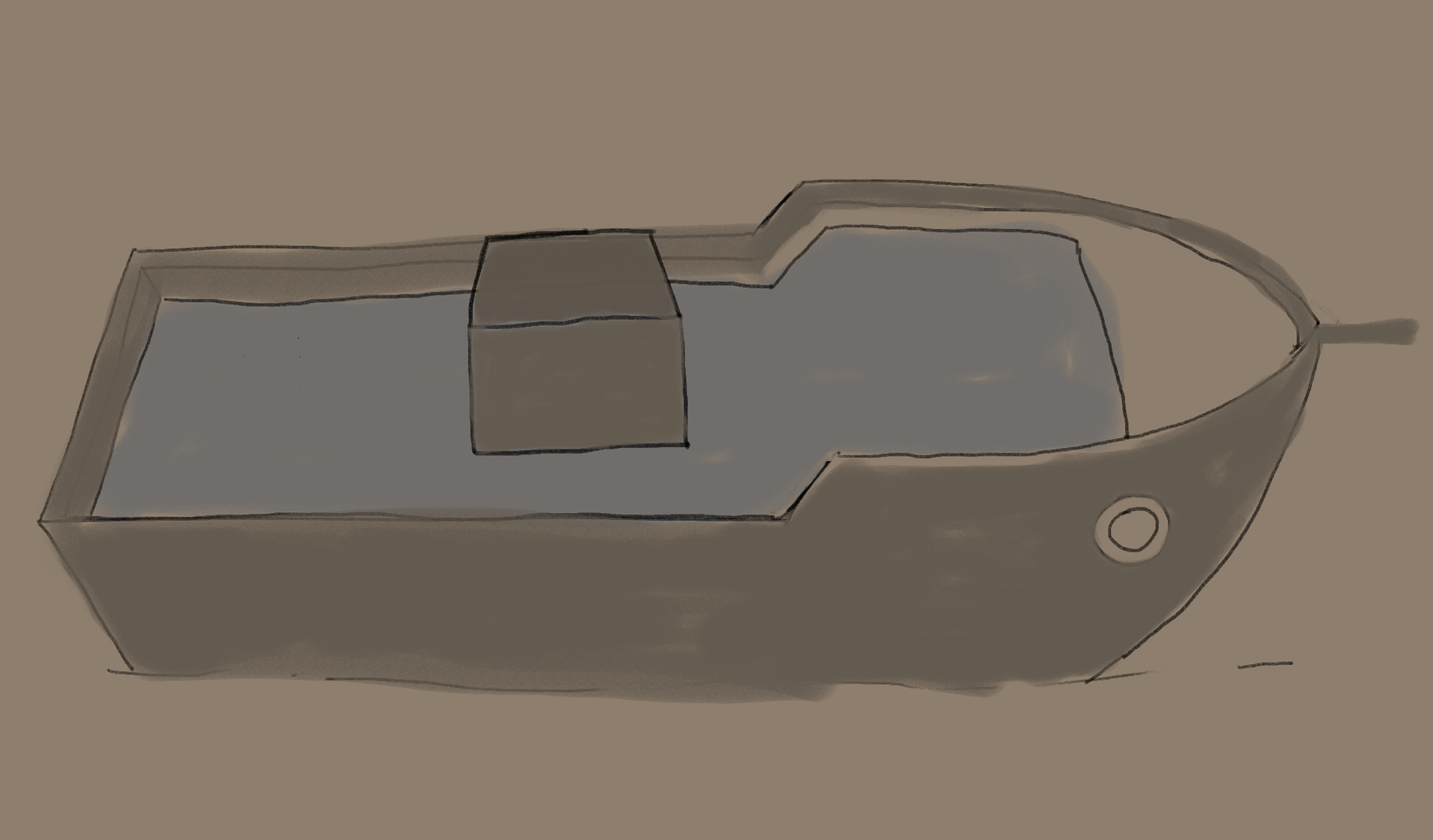
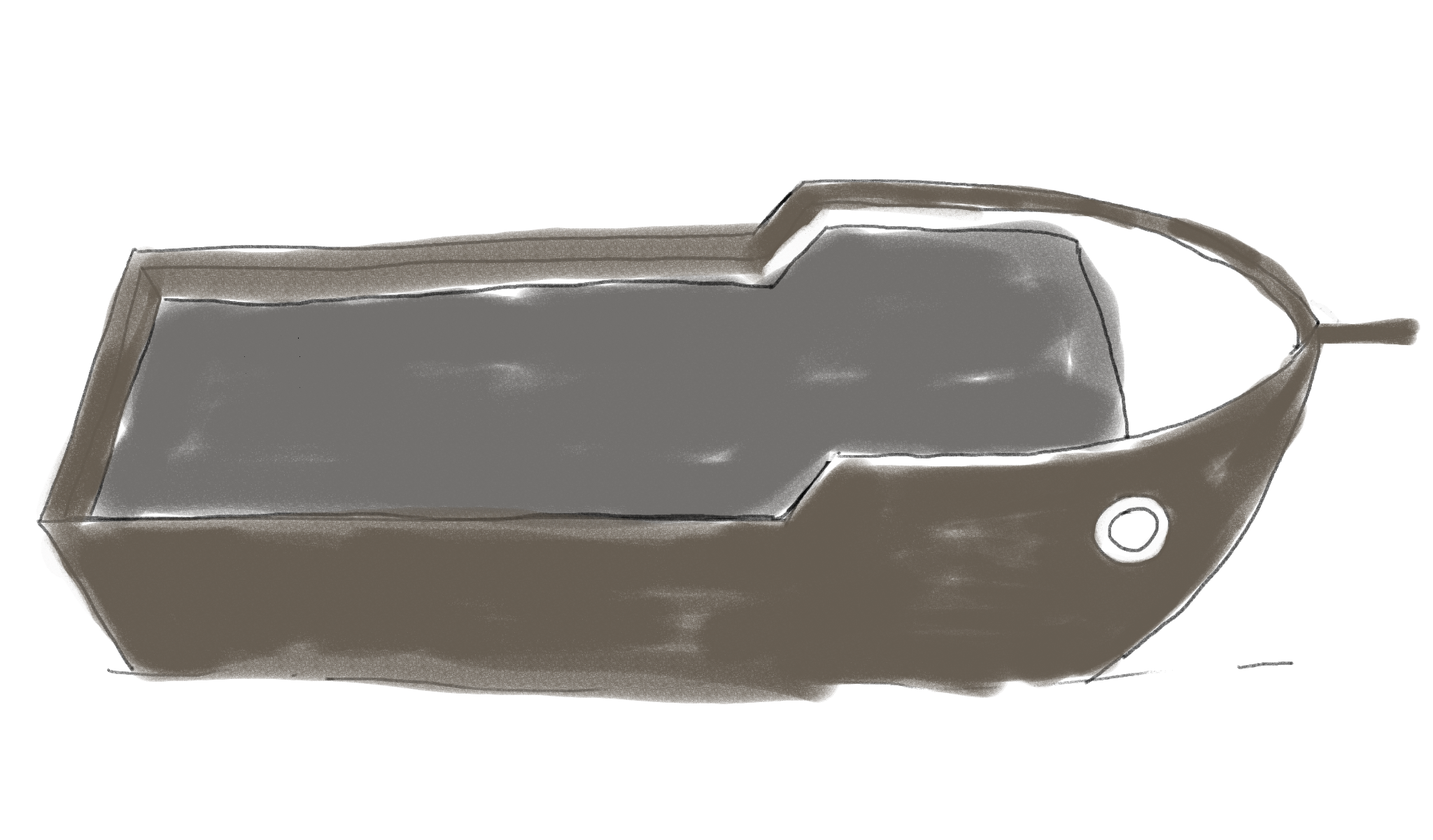
Layered file, before and after one edit (1433 x 840). Changes by layer:
hid "Calque 9", painted on it over [179, 223, 717, 493]
painted on "Calque 8" over [0, 134, 1433, 717]
painted on "Calque 7" over [0, 44, 1389, 717]
painted on "Calque 11" over [44, 179, 1165, 538]
hid "Background", painted on it over [0, 0, 1433, 840]
